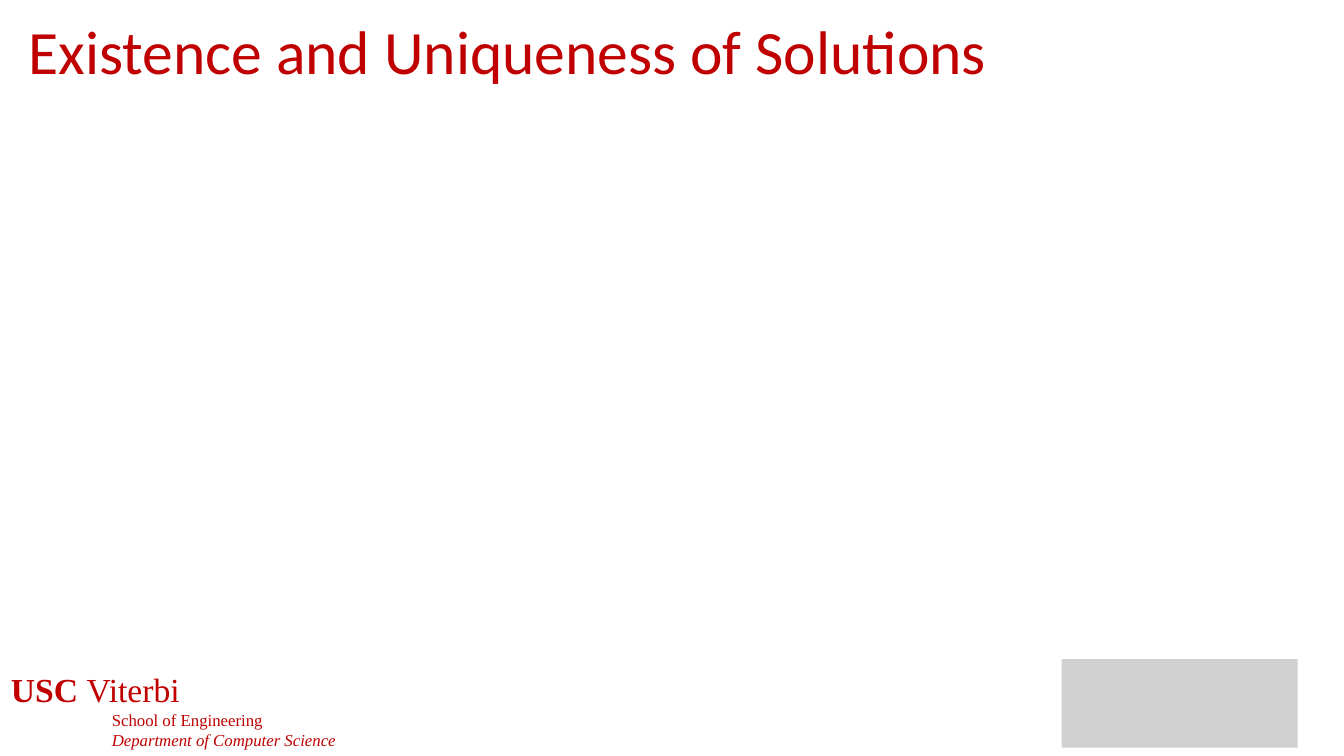
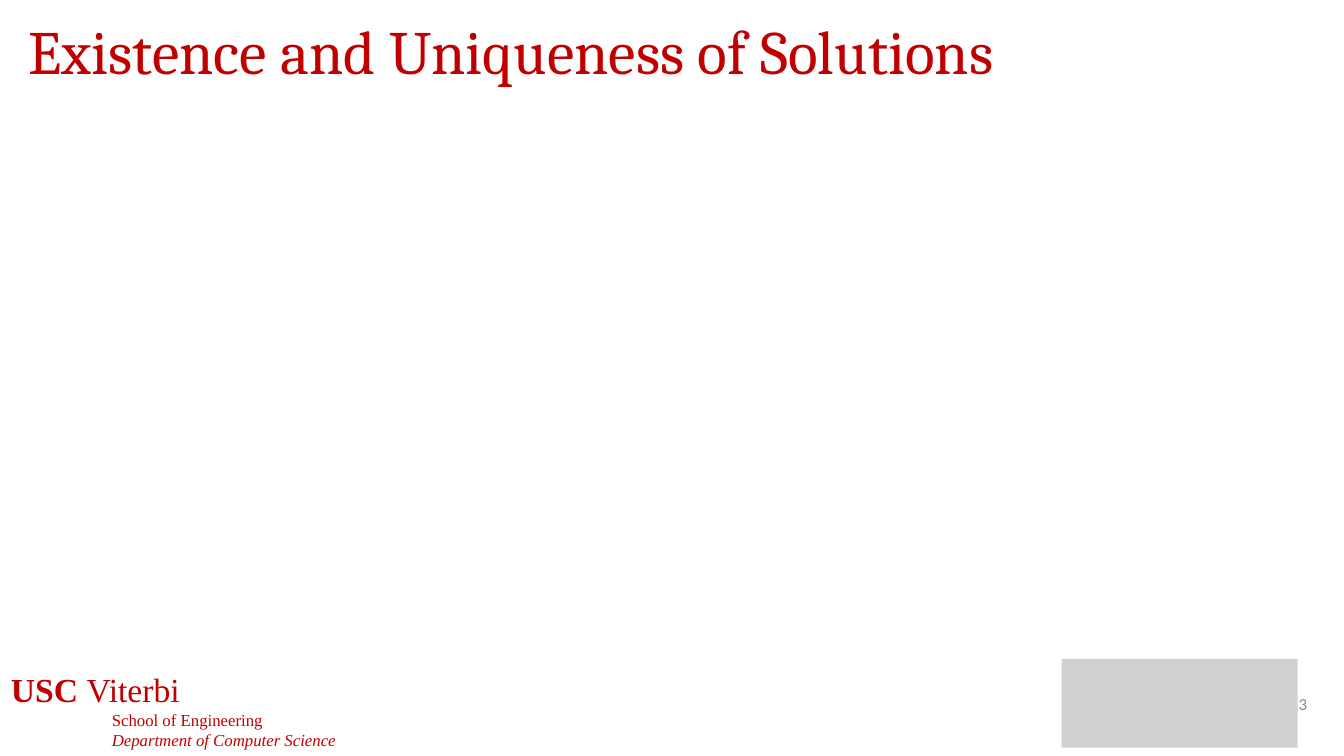
Before and after one commit to jdeshmukh/jdeshmukh.github.io, a slide deck: slide 13 of teaching/cs513-autocps-fall-2026/slides/DynamicalSystems.pptx. Drawn at 1344x756 pixels with LibreOffice and Linux fonts; fonts in the diff are those of the drawing; grey boxes stand for pictures; background and template pictures are left out. Boxes give left, top, right and bottom in pixels: in the first picture for what was removed or moved away, otherwise in the second. Text is boxed around its words. In the diff, an @@ line names an element or a change of style, - is before the commit and + after.

```diff
--- a/teaching/cs513-autocps-fall-2026/slides/DynamicalSystems.pptx
+++ b/teaching/cs513-autocps-fall-2026/slides/DynamicalSystems.pptx
@@ title "Existence and Uniqueness of Solutions" at bbox=[28, 30, 993, 87]: font Calibri to Cambria @@
@@ page number added at bbox=[1290, 696, 1307, 714], 12 pt, text #8C8C8C @@
+13
```
Also in this commit, not shown: 25 other slides changed, 3 other files.
